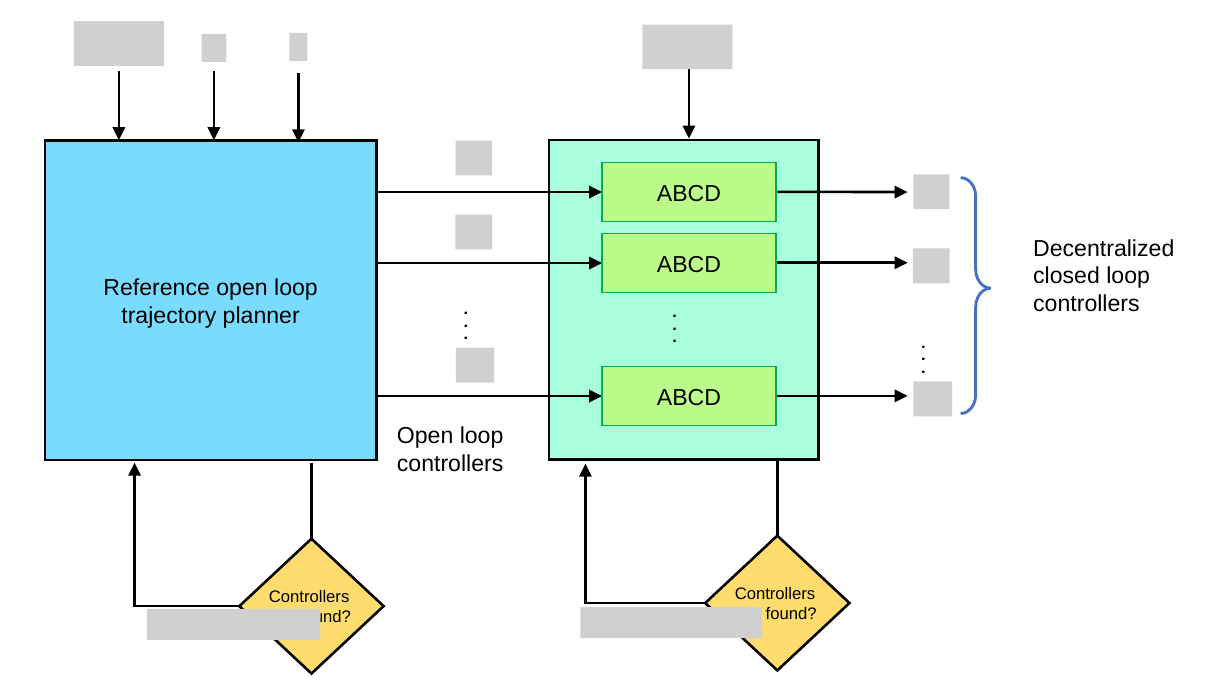
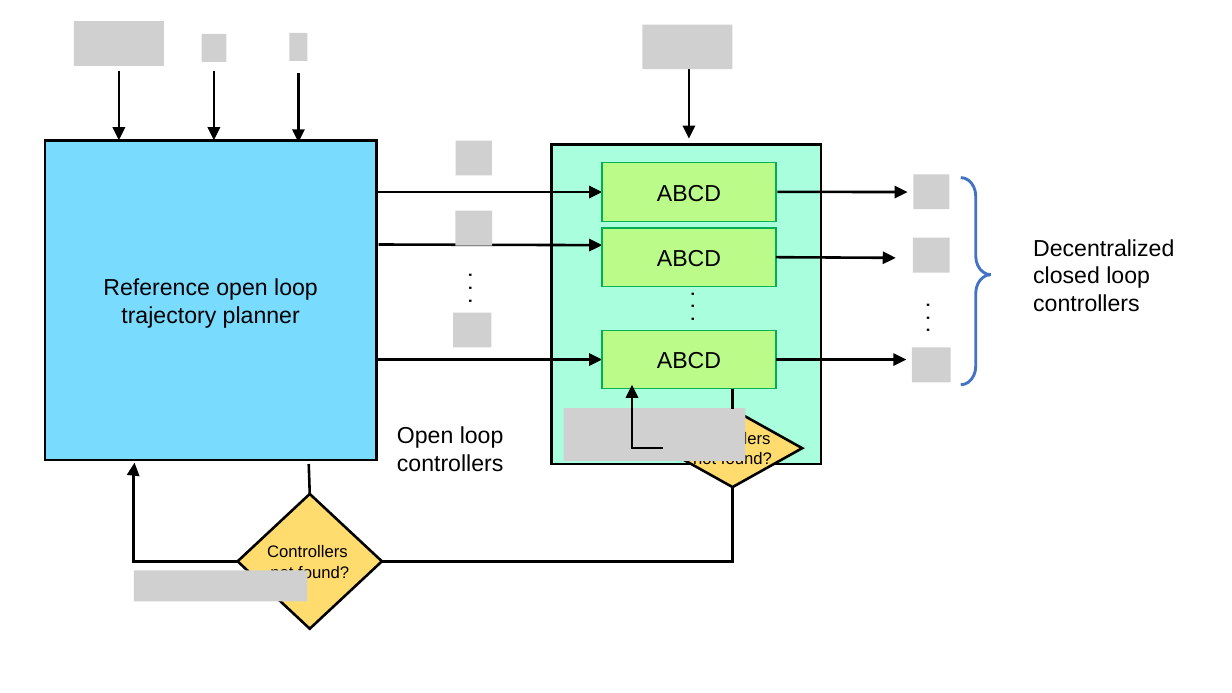
Before and after one commit to msalamati/TrackingWithABCD, a slide deck: slide 1 of figures/Algorithm_outline.pptx. Drawn at 1232x693 pixels with LibreOffice and Linux fonts; fonts in the diff are those of the drawing; grey boxes stand for pictures. Boxes give left, top, right and bottom in pixels: in the first picture for what was removed or moved away, otherwise in the second. Text is boxed around its words. In the diff, an @@ line names an element or a change of style, - is before the commit and + after.

```diff
--- a/figures/Algorithm_outline.pptx
+++ b/figures/Algorithm_outline.pptx
@@ rectangle: place and size @@
-rectangle at (549,140,819,460)
+rectangle at (552,144,822,464)
@@ right brace: place and size @@
-right brace at (961,177,992,413)
+right brace at (961,177,991,384)
@@ text ". . ." rewrapped from (444,301,478,342) to (449,237,476,305) @@
@@ picture: place and size @@
-picture at (456,214,493,250)
+picture at (456,211,493,246)
@@ rectangle "ABCD": place and size @@
-rectangle "ABCD" at (603,234,776,292)
+rectangle "ABCD" at (603,228,776,287)
@@ picture: place and size @@
-picture at (913,249,950,284)
+picture at (913,238,950,273)
@@ arrow moved from (376, 263) - (603, 263) to (379, 245) - (603, 245) @@
@@ arrow moved from (777, 262) - (908, 262) to (776, 257) - (896, 258) @@
@@ text ". . .": place and size @@
-text ". . ." at (653,305,687,345)
+text ". . ." at (671,282,706,323)
@@ text ". . .": place and size @@
-text ". . ." at (903,335,937,376)
+text ". . ." at (907,293,941,334)
@@ picture added at (453,312,491,348) @@
@@ picture removed at (456,348,494,383) @@
@@ picture added at (912,348,951,383) @@
@@ 2 arrows, 1 rectangle: place and size @@
-2 arrows, 1 rectangle at (376,367,908,425)
+2 arrows, 1 rectangle at (376,330,907,388)
@@ elbow arrow moved from (705, 604) - (586, 464) to (663, 448) - (632, 384) @@
@@ line moved from (777, 459) - (777, 536) to (733, 389) - (733, 409) @@
@@ picture removed at (914,382,953,417) @@
@@ picture added at (564,409,746,461) @@
@@ diamond "Controllers": place and size @@
-diamond "Controllers" at (705,536,849,671)
+diamond "Controllers" at (663,409,802,487)
@@ elbow arrow moved from (238, 606) - (135, 463) to (238, 561) - (135, 463) @@
@@ line moved from (311, 463) - (311, 539) to (309, 464) - (310, 494) @@
@@ diamond "Controllers": place and size @@
-diamond "Controllers" at (239,539,384,674)
+diamond "Controllers" at (238,494,382,629)
@@ elbow line added from (733, 487) to (382, 561), #000000 2 pt @@
@@ picture added at (134,570,308,602) @@
@@ picture removed at (147,609,321,640) @@
@@ picture removed at (580,607,762,639) @@
```
Also in this commit, not shown: 2 other files.
